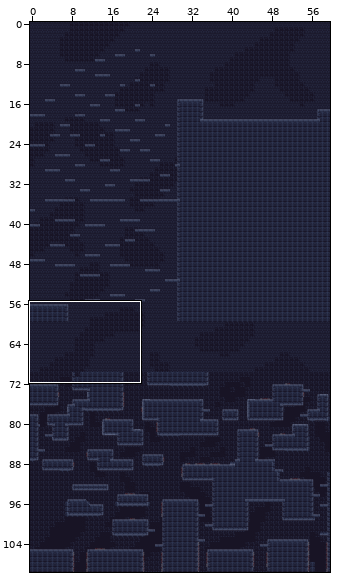
Tiled map: Output/Assets/Maps/Mapa_Dungen_dev.tmx. Above: a wide view before the commit, with the close-up outlined.
Close-up. Old version:
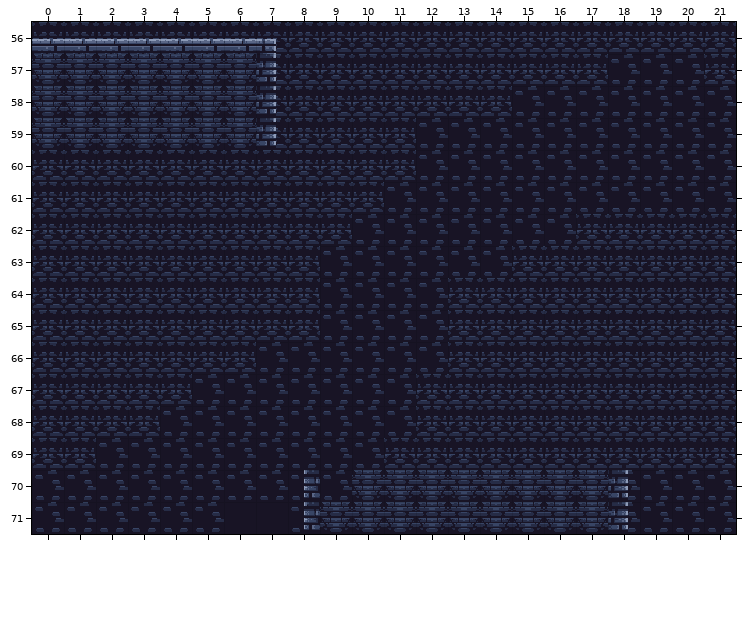
Cells are 32x32 px. Shown: x 0..21, y 56..71. The commit also changed other parts of the map, which this record leaves out.
The result:
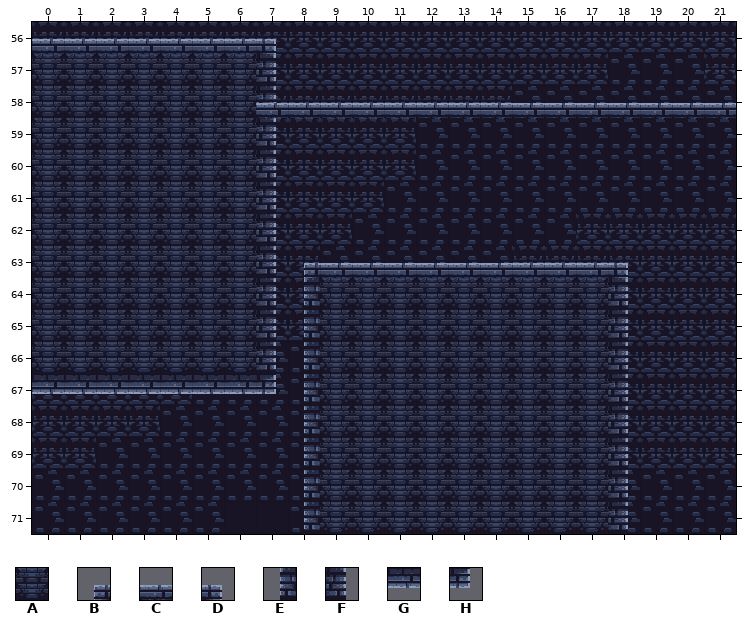
Key: from "Dungeon Tile Set": A 11; from "file de dungeon aseprite": B 0, C 1, D 2, E 8, F 10, G 17, H 18.
_ is an empty cell, . an unchanged one.
Difference:
--- layer "blocks"
@@ x 0..18 @@
-60 ________...........
-61 ________...........
-62 ________...........
-63 ___________________
-64 ___________________
-65 ___________________
-66 ___________________
-67 ___________________
-68 ........___________
-69 ........___________
-70 ........._.........
+60 AAAAAAAF...........
+61 AAAAAAAF...........
+62 AAAAAAAF...........
+63 AAAAAAAFBCCCCCCCCCD
+64 AAAAAAAFEAAAAAAAAAF
+65 AAAAAAAFEAAAAAAAAAF
+66 AAAAAAAFEAAAAAAAAAF
+67 GGGGGGGHEAAAAAAAAAF
+68 ........EAAAAAAAAAF
+69 ........EAAAAAAAAAF
+70 .........A.........
--- layer "Pinchos"
@@ x 7..21 @@
-58 _______________
+58 CCCCCCCCCCCCCCC
Where, in picture pixels (left, top, right, bottom), the same in both close-ups:
added: (256, 103, 736, 118)
added: (32, 150, 628, 500)
